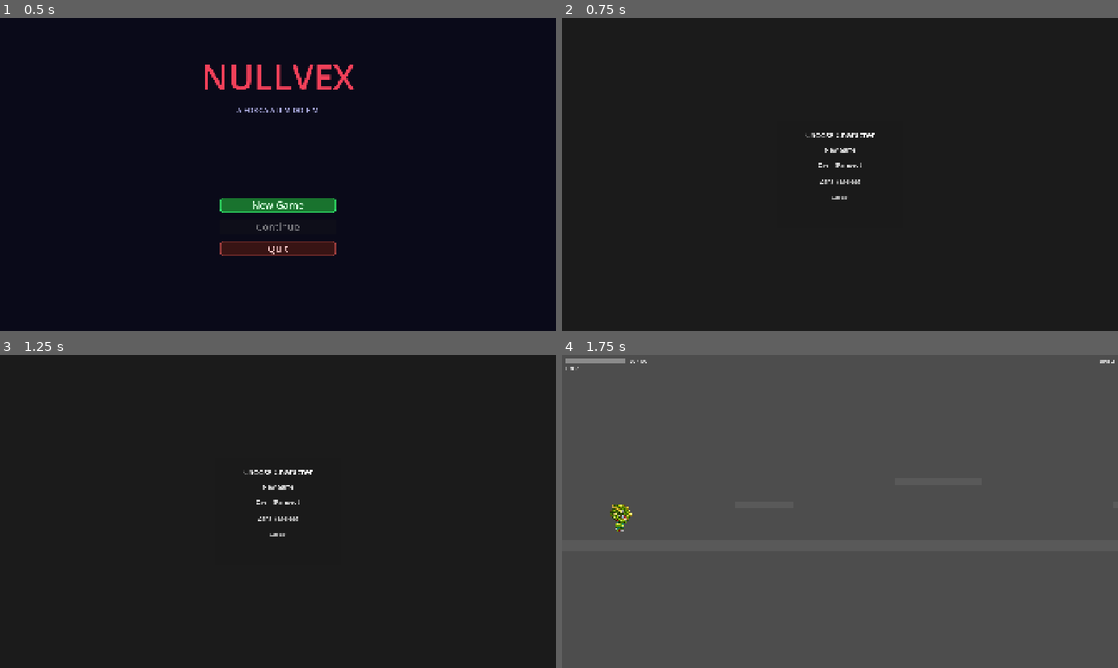
Above: before the commit, frames 1-4 (two rows, left to right).
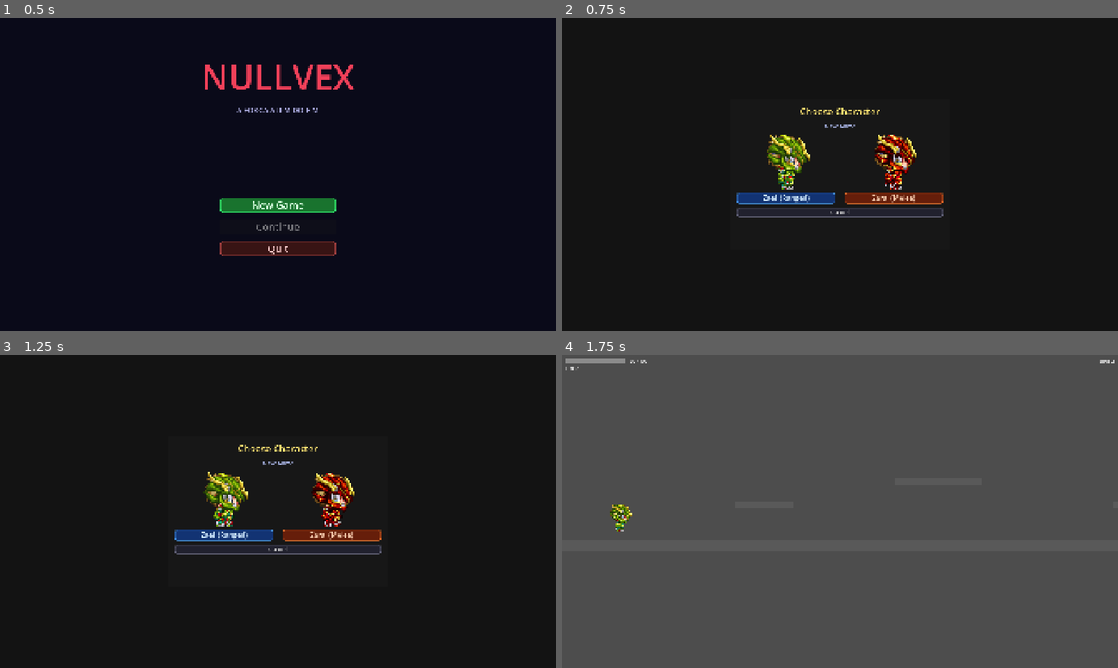
Above: after the commit, the same moments.

Repository: joaoramos00/NullvexGame
Game: Godot game, scene res://ui/title_screen.tscn
Same seed, same stepped clock (60 frames per second), same inputs: the game is played once before the commit and once after it.
Inputs:
- Up to frame 1 (0.5 s): no input
- Up to frame 2 (0.75 s): click "New Game" at 0.5 s
- Up to frame 3 (1.25 s): no input
- Up to frame 4 (1.75 s): click "Zael (Ranged)" at 1.25 s

Frame 1 is identical in both runs. In frame 2, 3.9% of the frame differs, in the area x 31-69%, y 28-64%; in frame 3, 4.0%; in frame 4, nothing differs.

Commit message:
feat: character select com sprites animados e botões coloridos
Co-Authored-By: Claude Sonnet 4.6 <noreply@anthropic.com>

Diff:
--- a/ui/character_select.gd
+++ b/ui/character_select.gd
@@ -2,9 +2,20 @@
 
 signal character_chosen(character: String)
 
+const _FRAME_W := 48
+const _FRAME_H := 48
+const _ROW_RIGHT := 2
+const _ANIM_SPEED := 8.0
+
 var _standalone: bool = false
+var _zael_frames: Array[AtlasTexture] = []
+var _zara_frames: Array[AtlasTexture] = []
+var _frame_timer: float = 0.0
+var _current_frame: int = 0
 
 @onready var _stage_label: Label = $Panel/VBox/StageLabel
+@onready var _zael_preview: TextureRect = $Panel/VBox/HBox/ZaelCol/ZaelPreview
+@onready var _zara_preview: TextureRect = $Panel/VBox/HBox/ZaraCol/ZaraPreview
 
 func _ready() -> void:
     _standalone = get_parent() == get_tree().root
@@ -14,9 +25,36 @@
         visible = true
     else:
         visible = false
-    $Panel/VBox/ZaelButton.pressed.connect(func(): _choose("zael"))
-    $Panel/VBox/ZaraButton.pressed.connect(func(): _choose("zara"))
+    $Panel/VBox/HBox/ZaelCol/ZaelButton.pressed.connect(func(): _choose("zael"))
+    $Panel/VBox/HBox/ZaraCol/ZaraButton.pressed.connect(func(): _choose("zara"))
     $Panel/VBox/CancelButton.pressed.connect(_on_cancel)
+    _setup_previews()
+
+func _setup_previews() -> void:
+    var zael_tex := load("res://characters/ranged/ZaelAndando.png") as Texture2D
+    var zara_tex := load("res://characters/melee/ZaraAndando.png") as Texture2D
+    var ry := _ROW_RIGHT * _FRAME_H
+    for i in 3:
+        var at := AtlasTexture.new()
+        at.atlas = zael_tex
+        at.region = Rect2(i * _FRAME_W, ry, _FRAME_W, _FRAME_H)
+        _zael_frames.append(at)
+        var at2 := AtlasTexture.new()
+        at2.atlas = zara_tex
+        at2.region = Rect2(i * _FRAME_W, ry, _FRAME_W, _FRAME_H)
+        _zara_frames.append(at2)
+    _zael_preview.texture = _zael_frames[0]
+    _zara_preview.texture = _zara_frames[0]
+
+func _process(delta: float) -> void:
+    if not visible or _zael_frames.is_empty():
+        return
+    _frame_timer += delta
+    if _frame_timer >= 1.0 / _ANIM_SPEED:
+        _frame_timer = 0.0
+        _current_frame = (_current_frame + 1) % 3
+        _zael_preview.texture = _zael_frames[_current_frame]
+        _zara_preview.texture = _zara_frames[_current_frame]
 
 func show_for_stage(stage_id: int, boss_name: String) -> void:
     _stage_label.text = "Stage %d — %s" % [stage_id, boss_name]
--- a/ui/character_select.tscn
+++ b/ui/character_select.tscn
@@ -1,6 +1,42 @@
 [gd_scene format=3 uid="uid://character_select"]
 
 [ext_resource type="Script" path="res://ui/character_select.gd" id="1_script"]
+
+[sub_resource type="StyleBoxFlat" id="BtnZael"]
+bg_color = Color(0.07, 0.2, 0.45, 1)
+border_width_left = 2
+border_width_top = 2
+border_width_right = 2
+border_width_bottom = 2
+border_color = Color(0.3, 0.65, 1.0, 1)
+corner_radius_top_left = 8
+corner_radius_top_right = 8
+corner_radius_bottom_right = 8
+corner_radius_bottom_left = 8
+
+[sub_resource type="StyleBoxFlat" id="BtnZara"]
+bg_color = Color(0.4, 0.12, 0.04, 1)
+border_width_left = 2
+border_width_top = 2
+border_width_right = 2
+border_width_bottom = 2
+border_color = Color(1.0, 0.48, 0.18, 1)
+corner_radius_top_left = 8
+corner_radius_top_right = 8
+corner_radius_bottom_right = 8
+corner_radius_bottom_left = 8
+
+[sub_resource type="StyleBoxFlat" id="BtnCancel"]
+bg_color = Color(0.13, 0.13, 0.18, 1)
+border_width_left = 2
+border_width_top = 2
+border_width_right = 2
+border_width_bottom = 2
+border_color = Color(0.45, 0.45, 0.55, 1)
+corner_radius_top_left = 8
+corner_radius_top_right = 8
+corner_radius_bottom_right = 8
+corner_radius_bottom_left = 8
 
 [node name="CharacterSelect" type="Control"]
 anchor_right = 1.0
@@ -10,50 +46,85 @@
 [node name="Overlay" type="ColorRect" parent="."]
 anchor_right = 1.0
 anchor_bottom = 1.0
-color = Color(0, 0, 0, 0.65)
+color = Color(0, 0, 0, 0.75)
 
 [node name="Panel" type="Panel" parent="."]
 anchor_left = 0.5
 anchor_top = 0.5
 anchor_right = 0.5
 anchor_bottom = 0.5
-offset_left = -220.0
-offset_top = -180.0
-offset_right = 220.0
-offset_bottom = 180.0
+offset_left = -380.0
+offset_top = -260.0
+offset_right = 380.0
+offset_bottom = 260.0
 
 [node name="VBox" type="VBoxContainer" parent="Panel"]
 anchor_right = 1.0
 anchor_bottom = 1.0
 offset_left = 24.0
-offset_top = 24.0
+offset_top = 20.0
 offset_right = -24.0
-offset_bottom = -24.0
-theme_override_constants/separation = 18
+offset_bottom = -20.0
+theme_override_constants/separation = 14
 
 [node name="TitleLabel" type="Label" parent="Panel/VBox"]
 layout_mode = 2
 text = "Choose Character"
 horizontal_alignment = 1
-theme_override_font_sizes/font_size = 28
+theme_override_font_sizes/font_size = 32
+theme_override_colors/font_color = Color(1.0, 0.9, 0.45, 1)
 
 [node name="StageLabel" type="Label" parent="Panel/VBox"]
 layout_mode = 2
 text = ""
 horizontal_alignment = 1
 theme_override_font_sizes/font_size = 20
+theme_override_colors/font_color = Color(0.7, 0.75, 0.95, 1)
 
-[node name="ZaelButton" type="Button" parent="Panel/VBox"]
+[node name="HBox" type="HBoxContainer" parent="Panel/VBox"]
+layout_mode = 2
+theme_override_constants/separation = 32
+
+[node name="ZaelCol" type="VBoxContainer" parent="Panel/VBox/HBox"]
+layout_mode = 2
+size_flags_horizontal = 3
+theme_override_constants/separation = 10
+
+[node name="ZaelPreview" type="TextureRect" parent="Panel/VBox/HBox/ZaelCol"]
+layout_mode = 2
+custom_minimum_size = Vector2(192, 192)
+size_flags_horizontal = 4
+texture_filter = 1
+stretch_mode = 5
+
+[node name="ZaelButton" type="Button" parent="Panel/VBox/HBox/ZaelCol"]
 layout_mode = 2
 text = "Zael  (Ranged)"
-theme_override_font_sizes/font_size = 22
+theme_override_font_sizes/font_size = 24
+theme_override_colors/font_color = Color(0.82, 0.92, 1.0, 1)
+theme_override_styles/normal = SubResource("BtnZael")
 
-[node name="ZaraButton" type="Button" parent="Panel/VBox"]
+[node name="ZaraCol" type="VBoxContainer" parent="Panel/VBox/HBox"]
+layout_mode = 2
+size_flags_horizontal = 3
+theme_override_constants/separation = 10
+
+[node name="ZaraPreview" type="TextureRect" parent="Panel/VBox/HBox/ZaraCol"]
+layout_mode = 2
+custom_minimum_size = Vector2(192, 192)
+size_flags_horizontal = 4
+texture_filter = 1
+stretch_mode = 5
+
+[node name="ZaraButton" type="Button" parent="Panel/VBox/HBox/ZaraCol"]
 layout_mode = 2
 text = "Zara  (Melee)"
-theme_override_font_sizes/font_size = 22
+theme_override_font_sizes/font_size = 24
+theme_override_colors/font_color = Color(1.0, 0.84, 0.72, 1)
+theme_override_styles/normal = SubResource("BtnZara")
 
 [node name="CancelButton" type="Button" parent="Panel/VBox"]
 layout_mode = 2
 text = "Cancel"
-theme_override_font_sizes/font_size = 18
+theme_override_font_sizes/font_size = 20
+theme_override_styles/normal = SubResource("BtnCancel")
